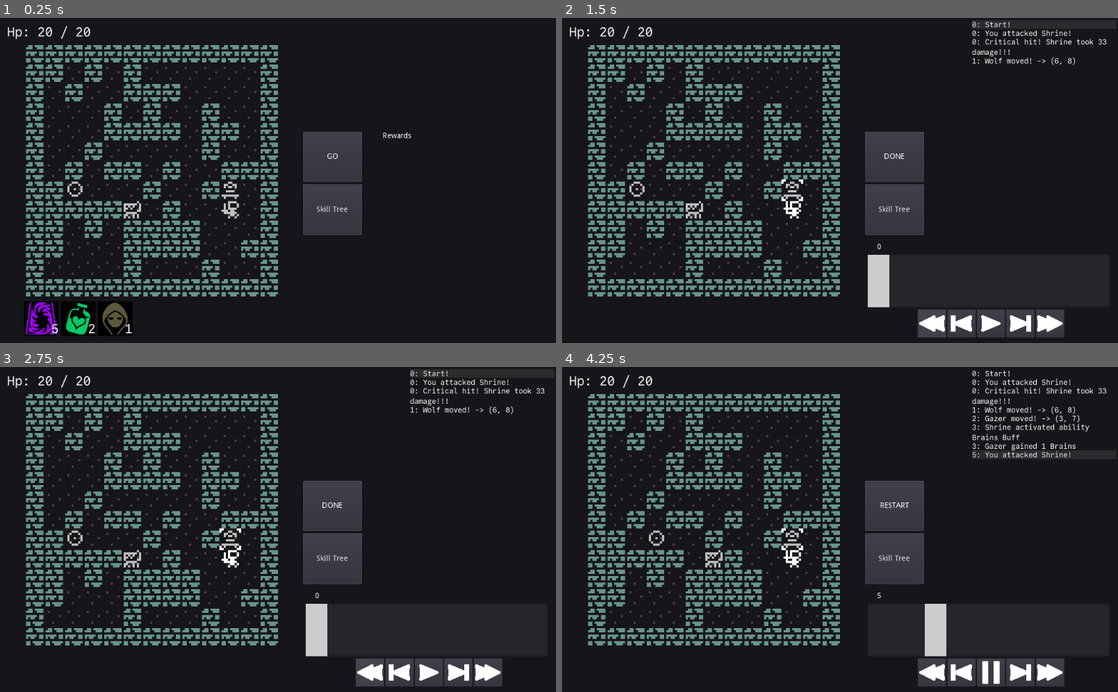
Above: before the commit, frames 1-4 (two rows, left to right).
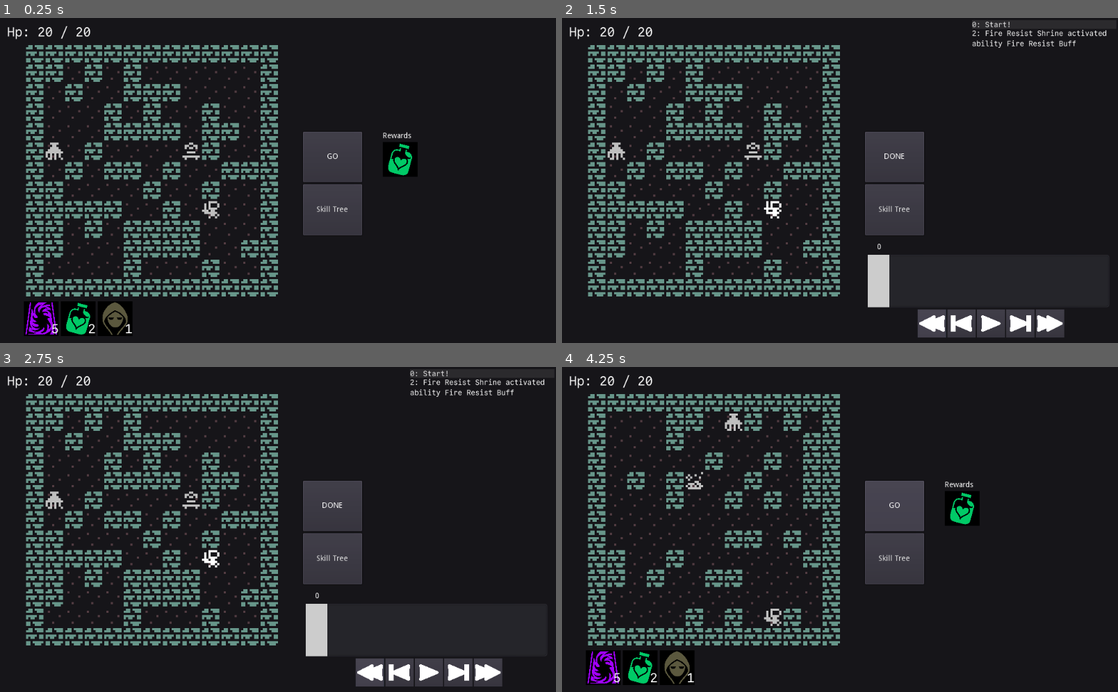
Above: after the commit, the same moments.

Repository: redxaxder/7DRL2024
Game: Godot game, scene res://main.tscn
The game is run twice, just before and just after one commit, with the same random seed, the same clock (stepped at 60 frames per second) and the same inputs.
Inputs (mouse positions are in pixels of both pictures, inside the frame that each line leads up to):
- Up to frame 1 (0.25 s): no input
- Up to frame 2 (1.5 s): click "GO" at 0.5 s; click (934, 323) at 1.25 s
- Up to frame 3 (2.75 s): click (372, 672) at 2 s
- Up to frame 4 (4.25 s): click (990, 672) at 2.75 s; click "DONE" at 3.5 s

The runs differ from the first frame. In frame 1, 1.2% of the frame differs, in the area x 8-75%, y 38-62%; in frame 2, 1.4%; in frame 3, 1.3%; in frame 4, 13%, in the area x 4-98%, y 1-99%.

Commit message:
populate area from spawn tables

Diff:
--- a/data/actor_types.gd
+++ b/data/actor_types.gd
@@ -73,9 +73,10 @@
 }
 
 # spawn table TODO, imp goblin gazer
-const EASY = [Type.Blorp, Type.Snake, Type.Squid]
-const MEDIUM = [Type.Wolf, Type.Crab]
-const HARD = []
+ #move stuff medium once we have scaling and harder stuff
+const SPAWN_EASY = [Type.Blorp, Type.Snake]
+const SPAWN_MEDIUM = [Type.Crab, Type.Squid]
+const SPAWN_HARD = [Type.Wolf]
 
 static func default_stats() -> Array:
 #	push_warning("using stub stats. should probably put in real ones")
@@ -113,7 +114,6 @@
 	sprite.centered = false
 	return sprite
 
-
 static func get_name(t: int) -> String:
 	return NAMES[t]
 
@@ -124,23 +124,26 @@
 		e = proto.get("attack", e)
 	return e
 
-static func create_shrine_ability(stat: int) -> Ability:
-	return SkillTree.build_ability({
+static func create_unit(unit_type: int, faction: int) -> CombatEntity:
+	var unit = CombatEntity.new()
+	unit.initialize_with_block(get_stat_block(unit_type), faction, get_name(unit_type))
+	unit.actor_type = unit_type
+	unit.element = get_element(unit_type)
+	return unit
+
+static func create_shrine(stat: int) -> CombatEntity:
+	var shrine = create_unit(Type.Shrine, Constants.ENEMY_FACTION)
+	var shrine_spell = SkillTree.build_ability({
 		"label": Stat.NAME[stat] + " Buff",
 		"ability_range": 20,
 		"trigger": SkillsCore.Trigger.Action,
 		"effect_type": SkillsCore.EffectType.StatBuff,
 		"mod_stat": stat,
 		"power": 1,
+		"radius": 2,
 		"targets": SkillsCore.Target.Allies,
 		"cooldown_time": 1,
 	})
-
-static func create_shrine(stat: int) -> CombatEntity:
-	var nme = CombatEntity.new()
-	var reference_nme_type = Type.Shrine
-	nme.initialize_with_block(get_stat_block(reference_nme_type), Constants.ENEMY_FACTION, get_name(reference_nme_type))
-	nme.actor_type = reference_nme_type
-	nme.element = get_element(reference_nme_type)
-	nme.append_ability(create_shrine_ability(stat))
-	return nme
+	shrine.name = Stat.NAME[stat] + " Shrine"
+	shrine.append_ability(shrine_spell)
+	return shrine
--- a/data/map/Map.gd
+++ b/data/map/Map.gd
@@ -52,6 +52,15 @@
 			if get_tile(x,y).passable:
 				num_passables = num_passables + 1
 	return num_passables
+
+func list_passable() -> Array:
+	var passable = []
+	for x in Constants.MAP_BOUNDARIES.size.x:
+		for y in Constants.MAP_BOUNDARIES.size.y:
+			var t = get_tile(x,y)
+			if t.passable:
+				passable.append(t)
+	return passable
 
 func is_map_connected(num_passbles: int) -> bool:
 	var island_size = get_connected_island(random_passable_tile(null)).size()
--- a/main.gd
+++ b/main.gd
@@ -165,6 +165,9 @@
 	get_node("%history_view").clear()
 	map.generate()
 
+	var passable = map.list_passable()
+	passable.shuffle()
+
 	get_node("%ConsumablesContainer").init_rewards()
 
 	var state = EncounterState.new()
@@ -173,15 +176,25 @@
 	player.actor_type = Actor.Type.Player
 	assert(player_hp > 0)
 	player.cur_hp = player_hp
-	state.add_actor(player, map.random_passable_tile(state).loc)
-
-
-	for _i in range(randi() % 3 + 1):
-		var nme = create_enemy()
-		state.add_actor(nme, map.random_passable_tile(state).loc)
-
-	var shrine = Actor.create_shrine(Stat.Kind.Brains)
-	state.add_actor(shrine, map.random_passable_tile(state).loc)
+	state.add_actor(player, passable.pop_back().loc)
+
+	var spawns = min(randi() % 4, randi() % 5) + 1
+	for _i in spawns:
+		#TODO: maybe get harder spawns more often with high progress
+		var spawn_category = roll_weighted_table([0.5,0.3, 0.2])
+		var spawn_class
+		match spawn_category:
+			0: spawn_class = Actor.SPAWN_EASY
+			1: spawn_class = Actor.SPAWN_MEDIUM
+			2: spawn_class = Actor.SPAWN_HARD
+		var spawn = spawn_class[randi() % spawn_class.size() - 1]
+		state.add_actor(Actor.create_unit(spawn, Constants.ENEMY_FACTION), passable.pop_back().loc)
+
+	var max_shrines = 1 + int(float(progress) / 10)
+	var num_shrines = min(randi() % (max_shrines + 1),randi() % (max_shrines + 1))
+	for _i in num_shrines:
+		var shrine_stat = randi() % Stat.Kind.MAX
+		state.add_actor(Actor.create_shrine(shrine_stat), passable.pop_back().loc)
 
 	next_encounter_base_state = state
 	gonogo = true
@@ -190,15 +203,18 @@
 	update_preview()
 	update_outcome()
 
-
-func create_enemy() -> CombatEntity:
-	var nme = CombatEntity.new()
-	var a = Actor.new()
-	var reference_nme_type = randi() % (Actor.Type.size() - 1) + 1
-	nme.initialize_with_block(Actor.get_stat_block(reference_nme_type), Constants.ENEMY_FACTION, Actor.get_name(reference_nme_type))
-	nme.actor_type = reference_nme_type
-	nme.element = a.get_element(reference_nme_type)
-	return nme
+func roll_weighted_table(table: Array) -> int:
+	var roll = randf()
+	var accum = 0
+	var i = 0
+	var n = table.size() - 1
+	while i < n:
+		accum += table[i]
+		if roll < accum:
+			return i
+		i += 1
+	return n
+
 
 func update_preview():
 	get_node("%state_view").update_view(apply_player_mods(next_encounter_base_state))
--- a/main.tscn
+++ b/main.tscn
@@ -18,6 +18,7 @@
 
 [node name="main" type="Node2D"]
 script = ExtResource( 1 )
+show_extra_history = false
 
 [node name="history_view" parent="." instance=ExtResource( 2 )]
 unique_name_in_owner = true
